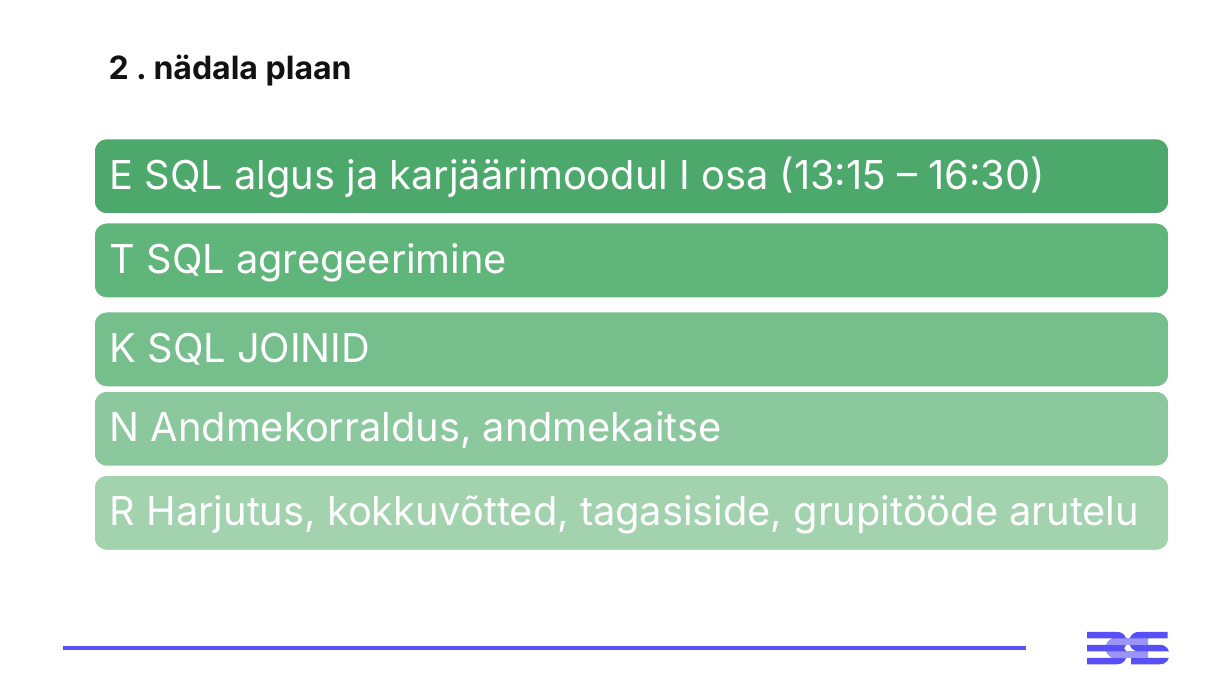
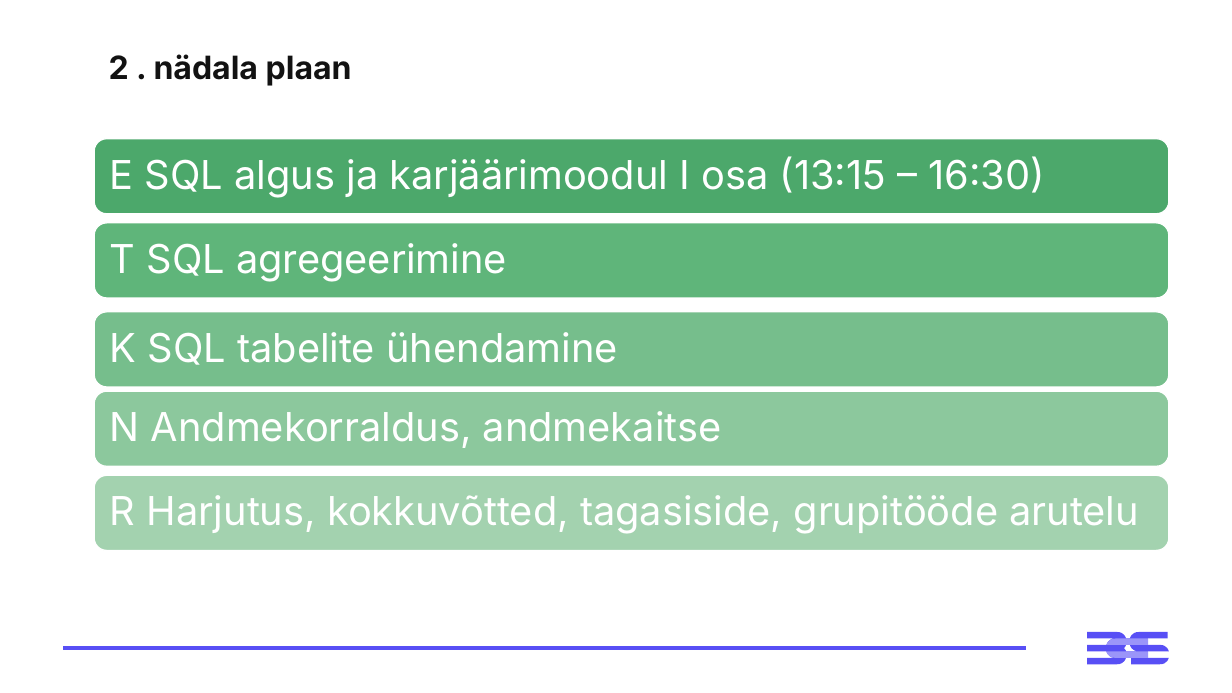
Before and after one commit to emilieabel/andmetarkus, a slide deck: slide 3 of Materjalid/Day6 SQL/6-paev-andmetarkus-esitlus.pptx. Drawn at 1232x693 pixels with LibreOffice and Linux fonts; fonts in the diff are those of the drawing. Boxes give left, top, right and bottom in pixels: in the first picture for what was removed or moved away, otherwise in the second. Text is boxed around its words. In the diff, an @@ line names an element or a change of style, - is before the commit and + after.

```diff
--- a/Materjalid/Day6 SQL/6-paev-andmetarkus-esitlus.pptx
+++ b/Materjalid/Day6 SQL/6-paev-andmetarkus-esitlus.pptx
@@ text at (x1=110, y1=332, x2=617, y2=365): text changed @@
-K SQL JOINID
+K SQL tabelite ühendamine
```
Also in this commit, not shown: 8 other slides changed, 3 other files.
